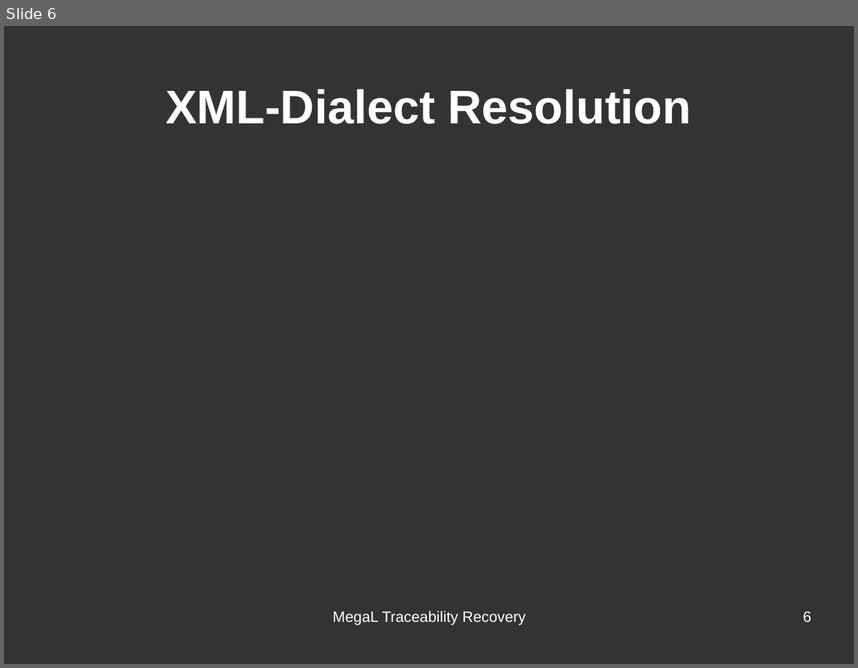
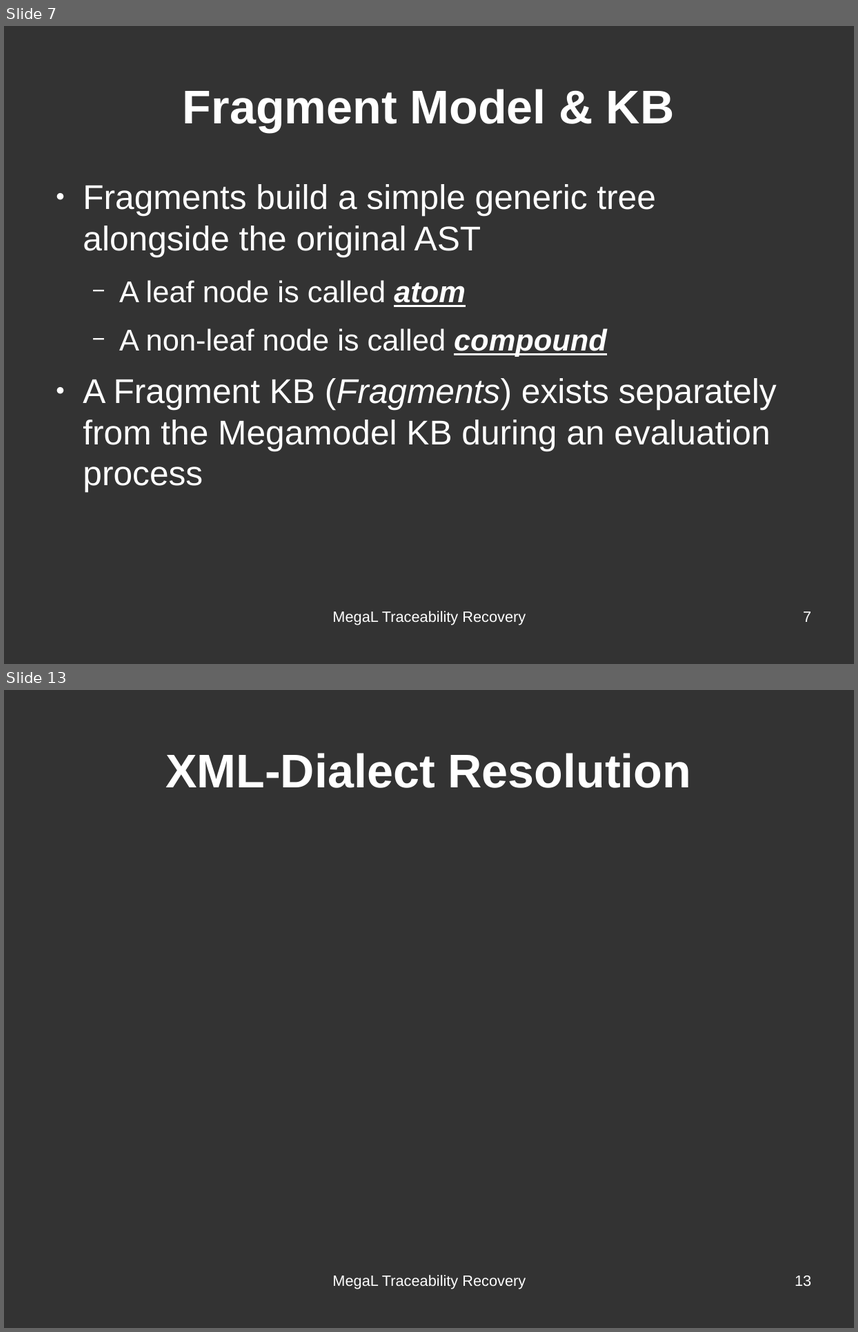
Before and after one commit to hayasam/megal-tr, a slide deck: slides/meeting-2016-06-28/meeting-2016-06-28.odp. Shown one above the other, each under a label of ours: slide 6 before the commit, slides 7 and 13 after it; the slides between them are not shown. The pictures are 858x668 and 858x1332 pixels, drawn with LibreOffice and Linux fonts; fonts in the diff are those of the drawing. Boxes give left, top, right and bottom in pixels: in the first picture for what was removed or moved away, otherwise in the second. Text is boxed around its words. In the diff, an @@ line names an element or a change of style, - is before the commit and + after.

```diff
--- a/slides/meeting-2016-06-28/meeting-2016-06-28.odp
+++ b/slides/meeting-2016-06-28/meeting-2016-06-28.odp
@@ slide 7 added at box(4, 26, 854, 664), background #333333 @@
@@ title added at box(183, 89, 675, 132), 44 pt, text #FFFFFF, bold @@
+Fragment Model & KB
@@ text added at box(83, 184, 777, 492), 32 pt, text #FFFFFF @@
+● Fragments build a simple generic tree alongside the original AST
+  − A leaf node is called atom
+  − A non-leaf node is called compound
+● A Fragment KB (Fragments) exists separately from the Megamodel KB during an evaluation process
@@ text added at box(332, 610, 526, 625), 14 pt, text #FFFFFF @@
+MegaL Traceability Recovery
@@ page number added at box(803, 611, 811, 621), 14 pt, text #FFFFFF @@
+7
@@ what was slide 6 is now slide 13 @@
@@ page number at box(795, 1275, 811, 1285): text changed @@
-6
+13
```
Also in this commit, not shown: 6 slides changed, 6 other slides added, 12 other files.
